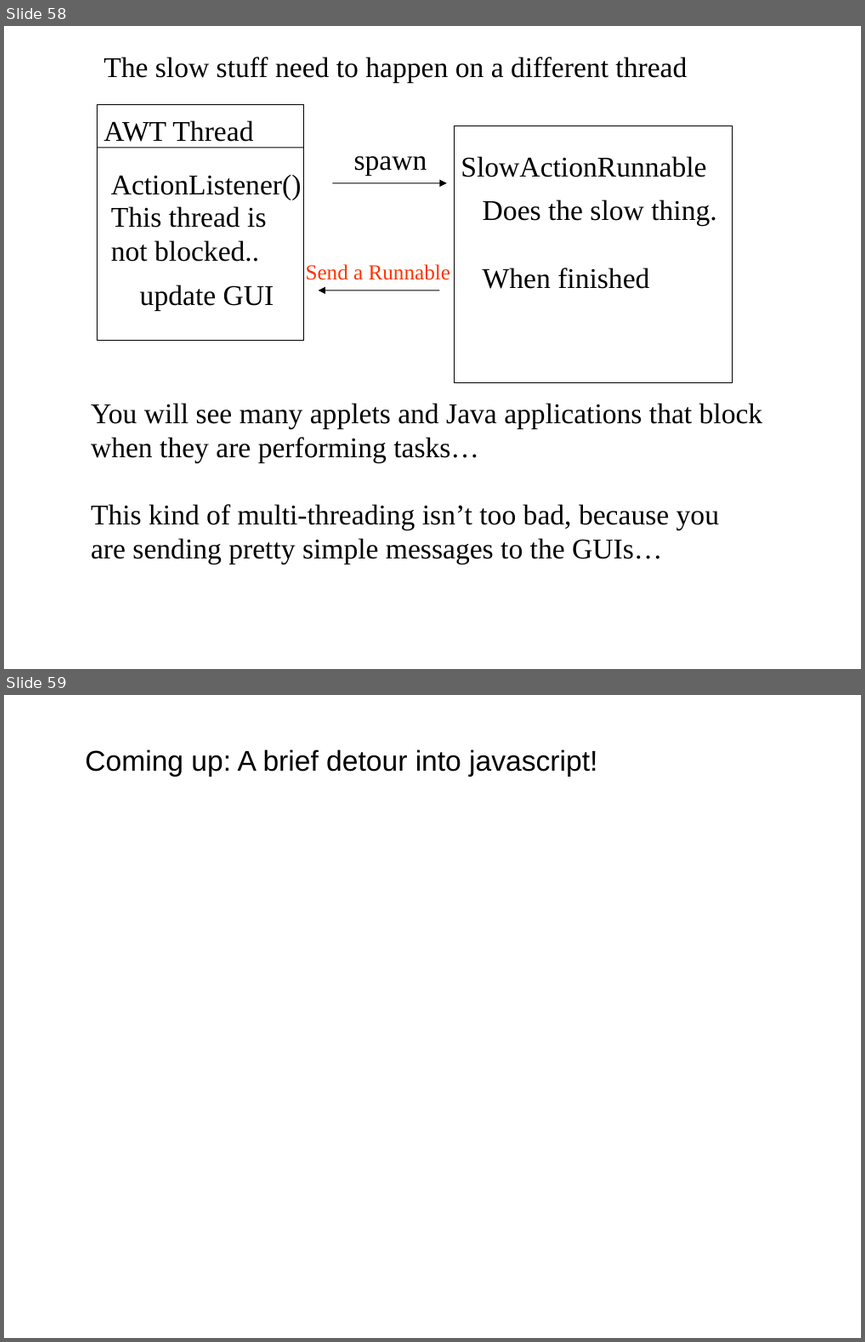
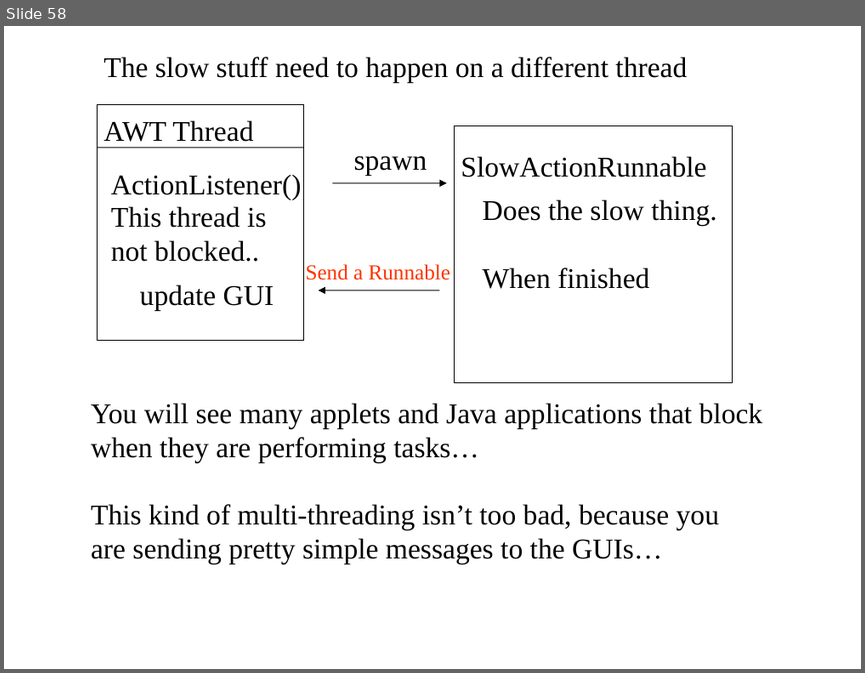
Before and after one commit to afodor/afodor.github.io, a slide deck: classes/prog2017/Prog3-Lecture12.ppt. Shown one above the other, each under a label of ours: slides 58 and 59 before the commit, slide 58 after it. The pictures are 865x1342 and 865x673 pixels, drawn with LibreOffice and Linux fonts; fonts in the diff are those of the drawing. Boxes give left, top, right and bottom in pixels: in the first picture for what was removed or moved away, otherwise in the second. Text is boxed around its words. In the diff, an @@ line names an element or a change of style, - is before the commit and + after.

Commit message:
mod lecture 12 with some javascript stuff

```diff
--- a/classes/prog2017/Prog3-Lecture12.ppt
+++ b/classes/prog2017/Prog3-Lecture12.ppt
@@ slide 59 removed at (4, 695, 861, 1338), background #FFFFFF @@
@@ text removed at (85, 749, 597, 777) @@
-Coming up: A brief detour into javascript!
```
Also in this commit, not shown: 5 slides changed, 8 slides added.
